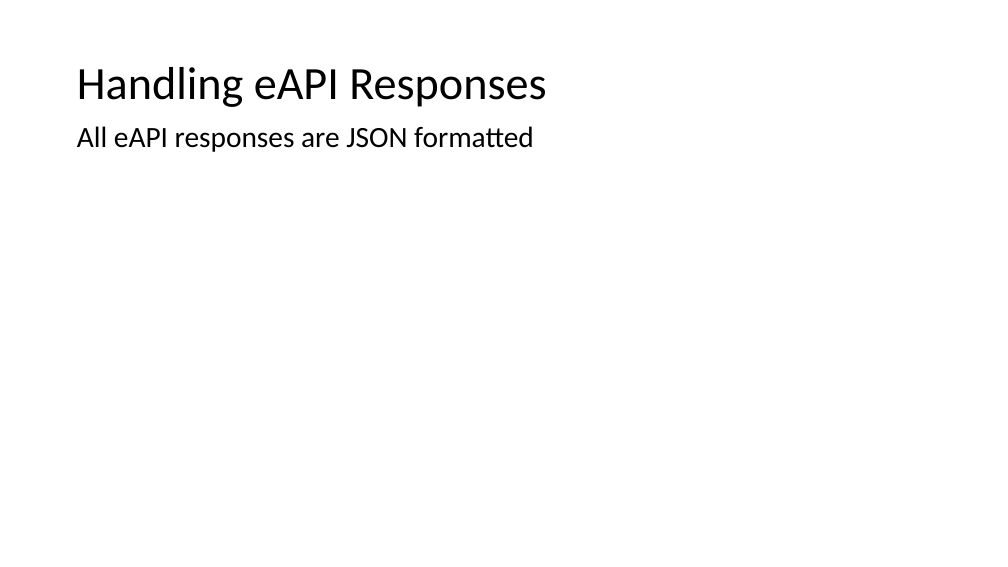
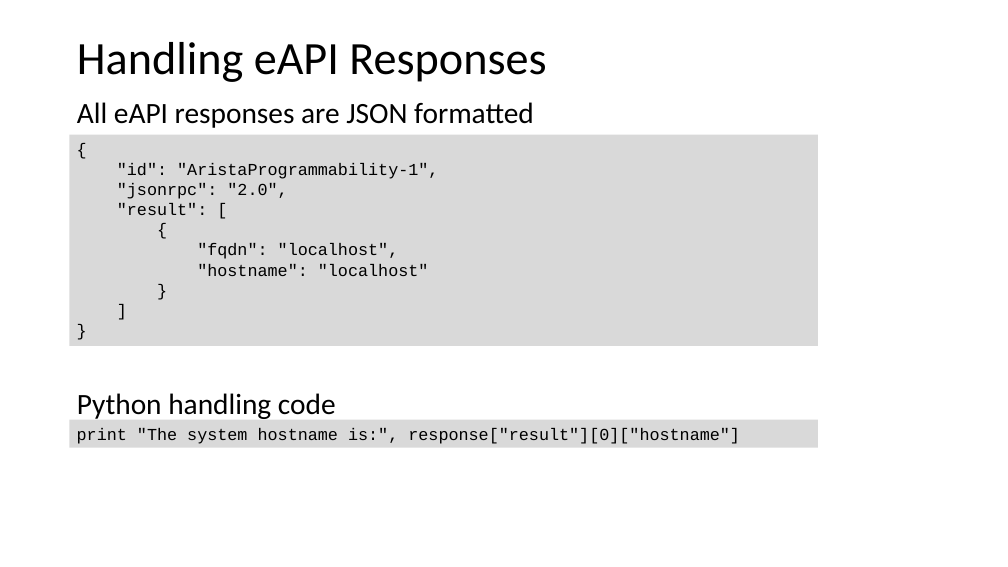
Before and after one commit to arista-northwest/arista-programmability, a slide deck: slide 10 of Arista Programmability.pptx (slide 7 before the commit). Drawn at 1008x567 pixels with LibreOffice and Linux fonts; fonts in the diff are those of the drawing. Boxes give left, top, right and bottom in pixels: in the first picture for what was removed or moved away, otherwise in the second. Text is boxed around its words. In the diff, an @@ line names an element or a change of style, - is before the commit and + after.

```diff
--- a/Arista Programmability.pptx
+++ b/Arista Programmability.pptx
@@ title "Handling eAPI Responses": place and size @@
-title "Handling eAPI Responses" at [77, 67, 546, 107]
+title "Handling eAPI Responses" at [77, 42, 546, 82]
@@ text "All eAPI responses are JSON ...": place and size @@
-text "All eAPI responses are JSON ..." at [77, 126, 534, 152]
+text "All eAPI responses are JSON ..." at [77, 102, 534, 128]
@@ rectangle added at [70, 135, 818, 346], fill #D9D9D9, 16 pt, text #000000 @@
+{
+"id": "AristaProgrammability-1",
+"jsonrpc": "2.0",
+"result": [
+{
+"fqdn": "localhost",
+"hostname": "localhost"
+}
+]
+}
@@ text added at [77, 393, 336, 419], 28 pt, text #000000 @@
+Python handling code
@@ rectangle added at [70, 420, 818, 448], fill #D9D9D9, 16 pt, text #000000 @@
+print "The system hostname is:", response["result"][0]["hostname"]
```
Also in this commit, not shown: 5 other slides changed, 15 slides added, 3 slides removed.
